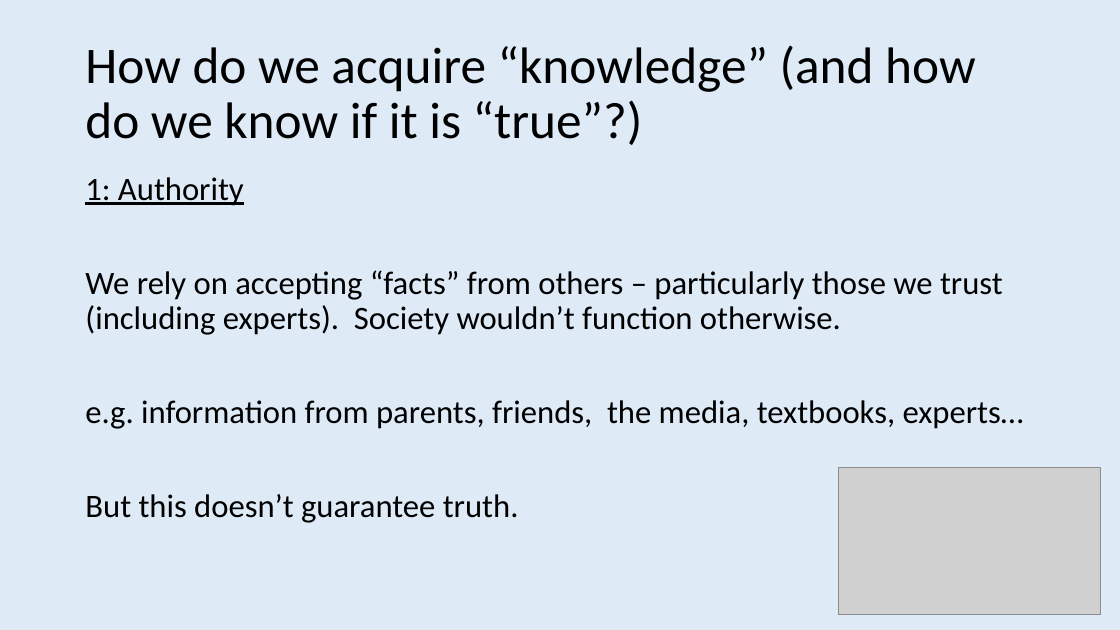
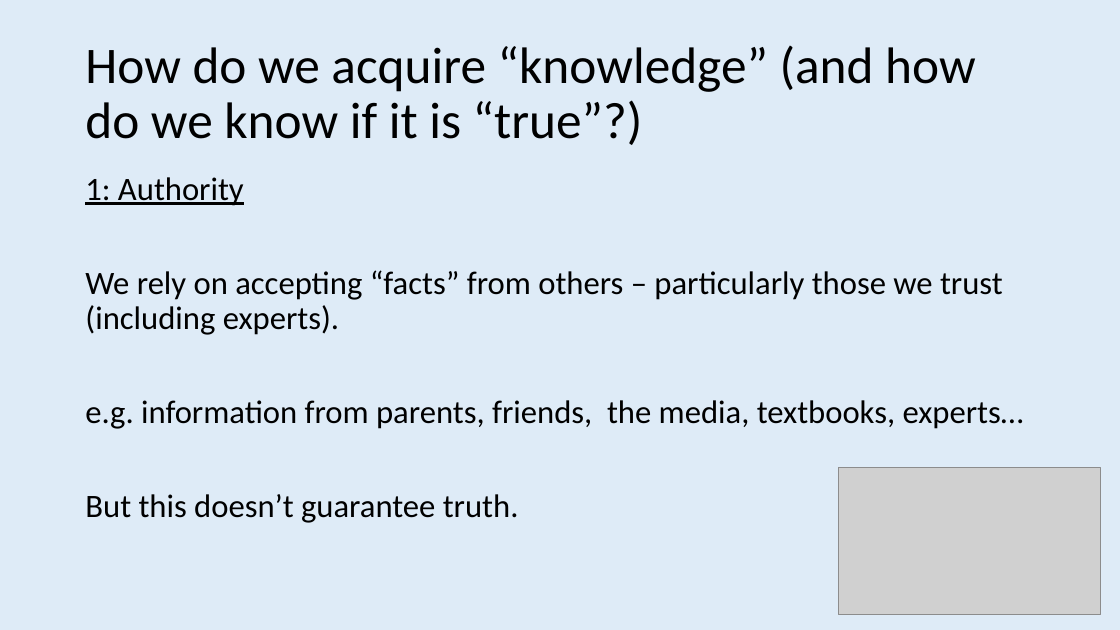
Before and after one commit to ajwills72/rmhealth-found, a slide deck: slide 6 of docs/science_truth_honesty.pptx. Drawn at 1120x630 pixels with LibreOffice and Linux fonts; fonts in the diff are those of the drawing; grey boxes stand for pictures. Boxes give left, top, right and bottom in pixels: in the first picture for what was removed or moved away, otherwise in the second. Text is boxed around its words. In the diff, an @@ line names an element or a change of style, - is before the commit and + after.

```diff
--- a/docs/science_truth_honesty.pptx
+++ b/docs/science_truth_honesty.pptx
@@ text at (85,270,1003,335): text changed @@
-We rely on accepting “facts” from others – particularly those we trust (including experts). Society wouldn’t function otherwise.
+We rely on accepting “facts” from others – particularly those we trust (including experts).
```
Also in this commit, not shown: 8 other slides changed, 7 other files.
